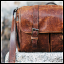
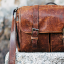
Before/after of a 64×64 layered artwork. What changed in the layer stack:
removed layer "high" (was overlay, 50%) over [1, 1, 63, 63]
removed layer "border" over [0, 0, 64, 64]
